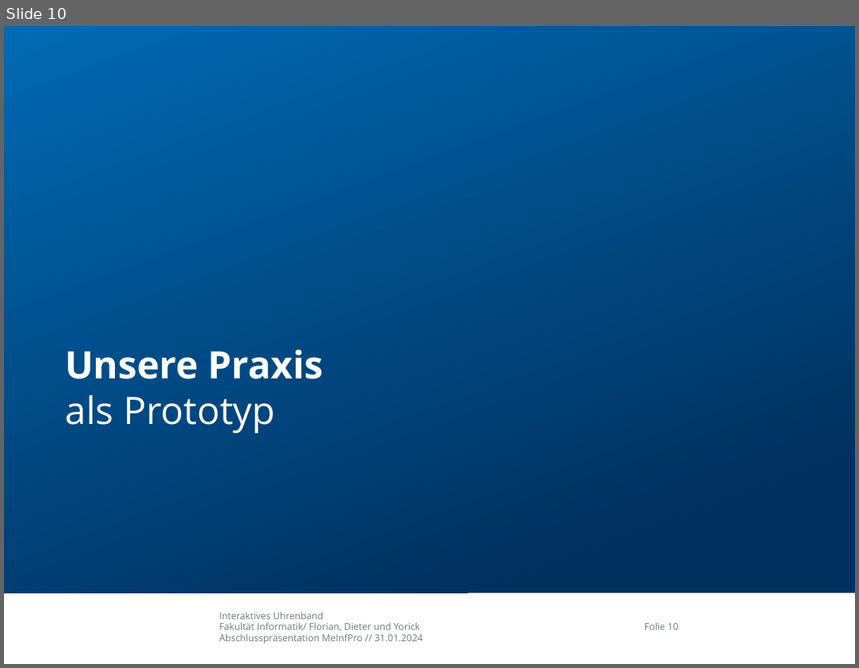
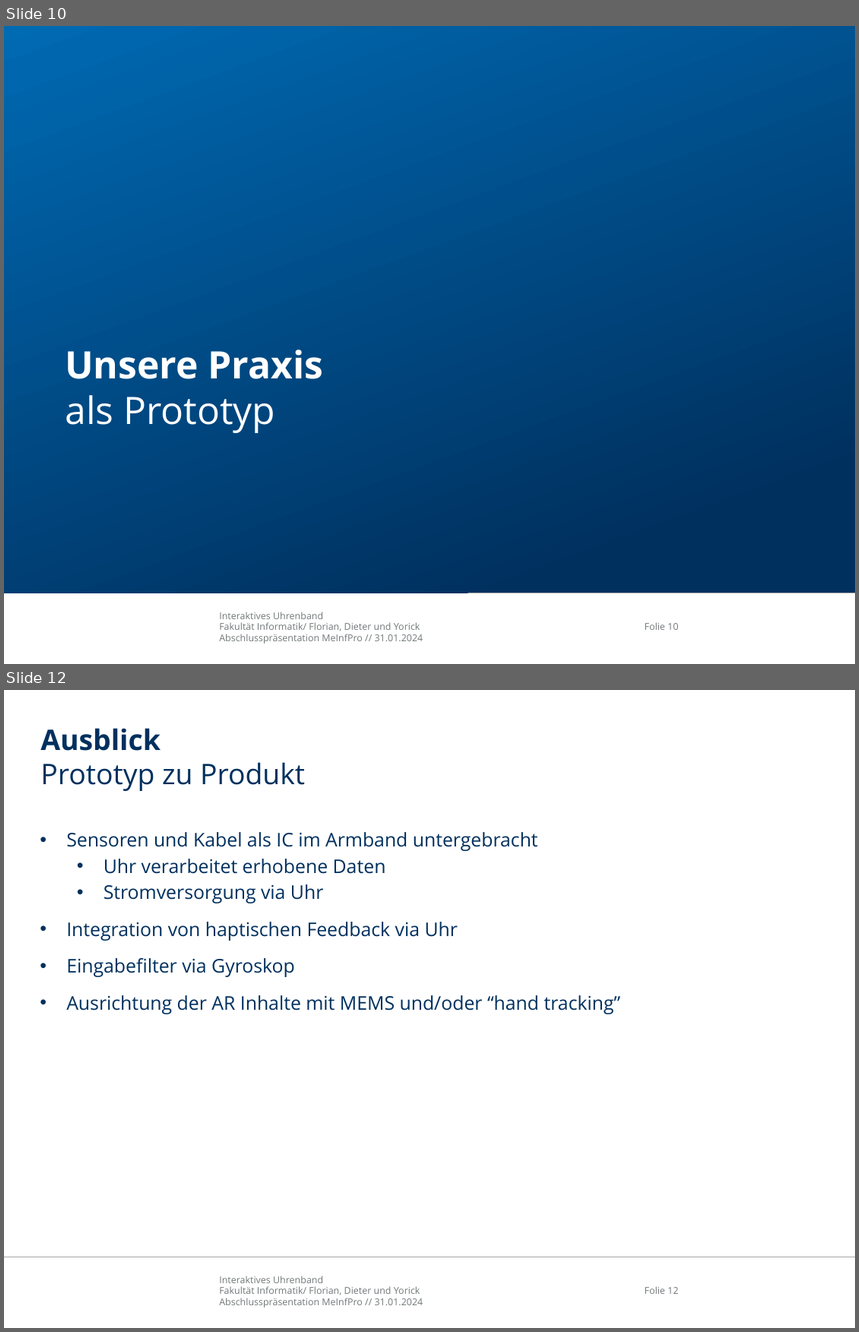
Before and after one commit to Avva-FR/StrapAR-Augmented-Smartwatch-Interface, a slide deck: doc/abschlusspraesentation/MeInfPro_Abschlusspräsentation_watch.pptx. Shown one above the other, each under a label of ours: slide 10 before the commit, slides 10 and 12 after it; the slides between them are not shown. The pictures are 859x668 and 859x1332 pixels, drawn with LibreOffice and Linux fonts; fonts in the diff are those of the drawing; background and template pictures are left out. Boxes give left, top, right and bottom in pixels: in the first picture for what was removed or moved away, otherwise in the second. Text is boxed around its words. In the diff, an @@ line names an element or a change of style, - is before the commit and + after.

```diff
--- a/doc/abschlusspraesentation/MeInfPro_Abschlusspräsentation_watch.pptx
+++ b/doc/abschlusspraesentation/MeInfPro_Abschlusspräsentation_watch.pptx
@@ slide 12 added at [4, 690, 855, 1328], background #FFFFFF; not listed: 3 template elements that a slide beside it also shows @@
@@ title added at [40, 728, 305, 791], 24 pt, text #00305E @@
+Ausblick
+Prototyp zu Produkt
@@ text added at [66, 832, 621, 1015], 16 pt, text #00305E @@
+• Sensoren und Kabel als IC im Armband untergebracht
+  • Uhr verarbeitet erhobene Daten
+  • Stromversorgung via Uhr
+• Integration von haptischen Feedback via Uhr
+• Eingabefilter via Gyroskop
+• Ausrichtung der AR Inhalte mit MEMS und/oder “hand tracking”
```
Also in this commit, not shown: 5 slides changed, 1 other slide added, 2 slides removed.
